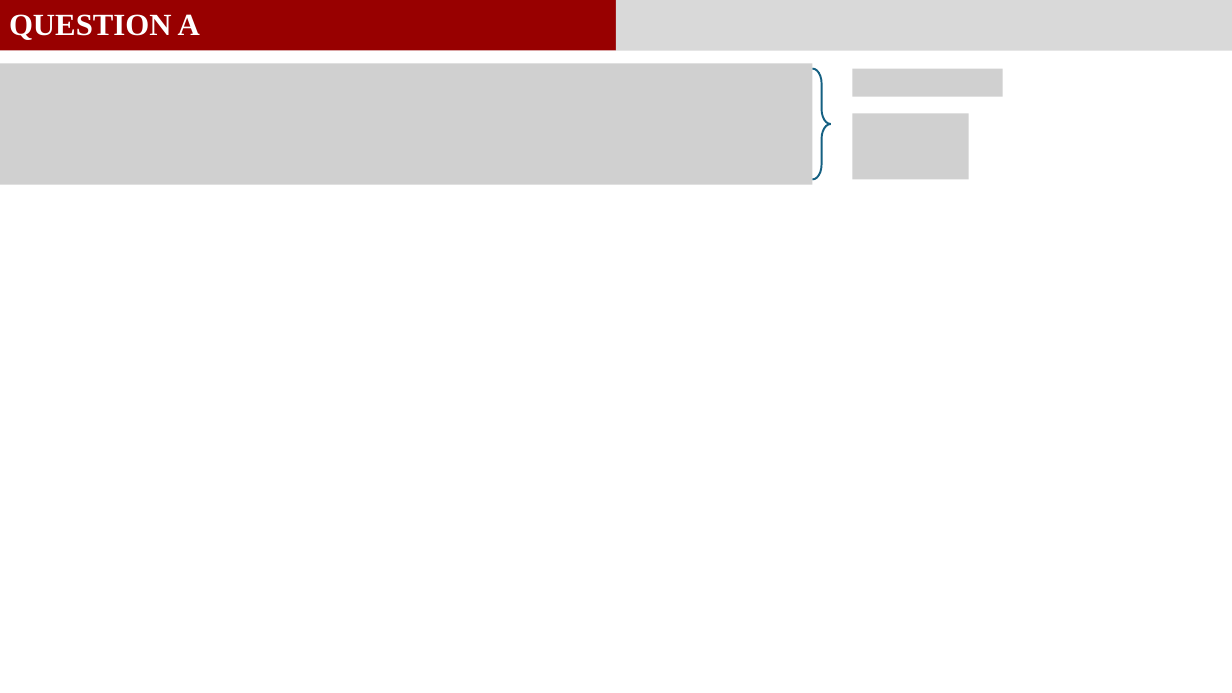
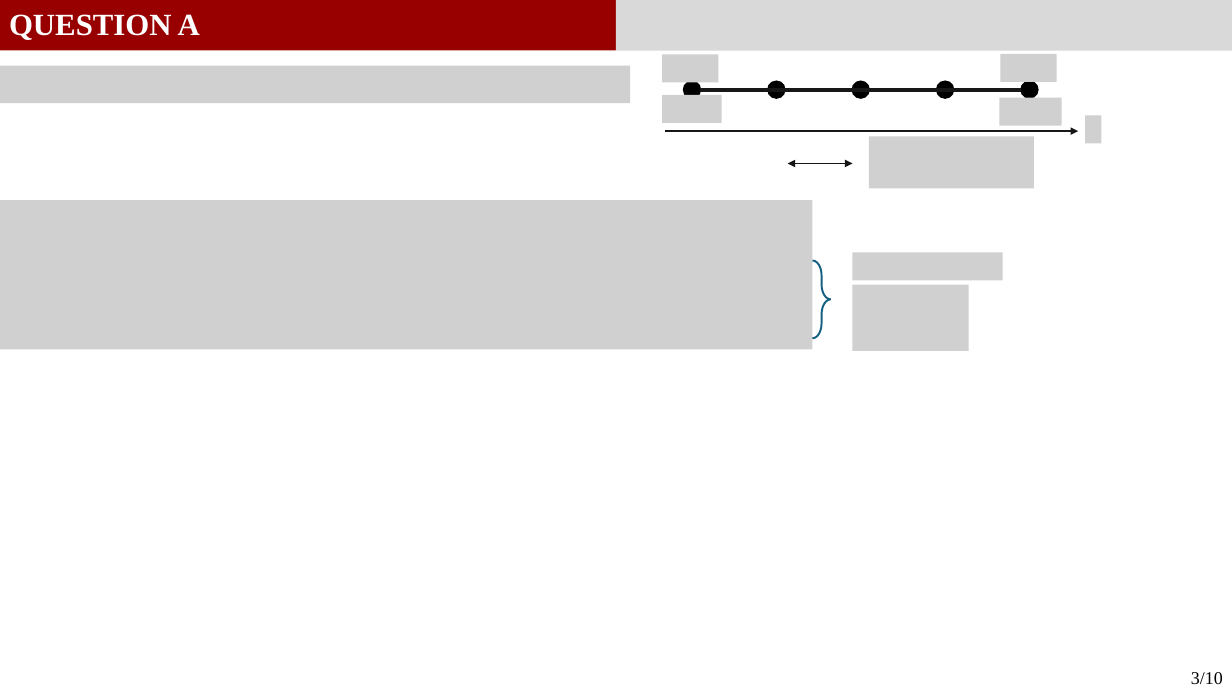
Before and after one commit to GauthierBRUNEL/MEC8211_devoir_2, a slide deck: slide 3 of doc/Rapport_Devoir1.pptx. Drawn at 1232x693 pixels with LibreOffice and Linux fonts; fonts in the diff are those of the drawing; grey boxes stand for pictures. Boxes give left, top, right and bottom in pixels: in the first picture for what was removed or moved away, otherwise in the second. Text is boxed around its words. In the diff, an @@ line names an element or a change of style, - is before the commit and + after.

```diff
--- a/doc/Rapport_Devoir1.pptx
+++ b/doc/Rapport_Devoir1.pptx
@@ picture added at <box>663,55,719,82</box> @@
@@ picture added at <box>1001,54,1057,81</box> @@
@@ picture removed at <box>0,64,812,185</box> @@
@@ picture added at <box>0,66,630,103</box> @@
@@ ellipse added at <box>684,81,701,98</box>, fill #000000, outline #000000 1.5 pt @@
@@ ellipse added at <box>768,81,785,98</box>, fill #000000, outline #000000 1.5 pt @@
@@ picture removed at <box>852,68,1003,96</box> @@
@@ ellipse added at <box>853,81,870,98</box>, fill #000000, outline #000000 1.5 pt @@
@@ ellipse added at <box>937,81,954,98</box>, fill #000000, outline #000000 1.5 pt @@
@@ ellipse added at <box>1021,81,1038,98</box>, fill #000000, outline #000000 1.5 pt @@
@@ picture added at <box>663,95,723,123</box> @@
@@ line added from (701, 90) to (1021, 90), #171717 3 pt @@
@@ picture removed at <box>852,114,969,180</box> @@
@@ picture added at <box>1000,98,1062,126</box> @@
@@ picture added at <box>1085,116,1102,143</box> @@
@@ arrow added from (665, 131) to (1079, 131), #171717 1.5 pt @@
@@ picture added at <box>869,136,1034,189</box> @@
@@ double arrow added from (787, 164) to (853, 164), #171717 1.5 pt @@
@@ picture added at <box>0,201,812,350</box> @@
@@ right brace: place and size @@
-right brace at <box>812,68,831,179</box>
+right brace at <box>812,261,831,338</box>
@@ picture added at <box>852,252,1003,280</box> @@
@@ picture added at <box>852,285,969,351</box> @@
@@ text added at <box>1191,672,1223,684</box>, 14 pt, text #000000 @@
+3/10
```
Also in this commit, not shown: 6 other slides changed, 3 slides added, 3 slides removed.
